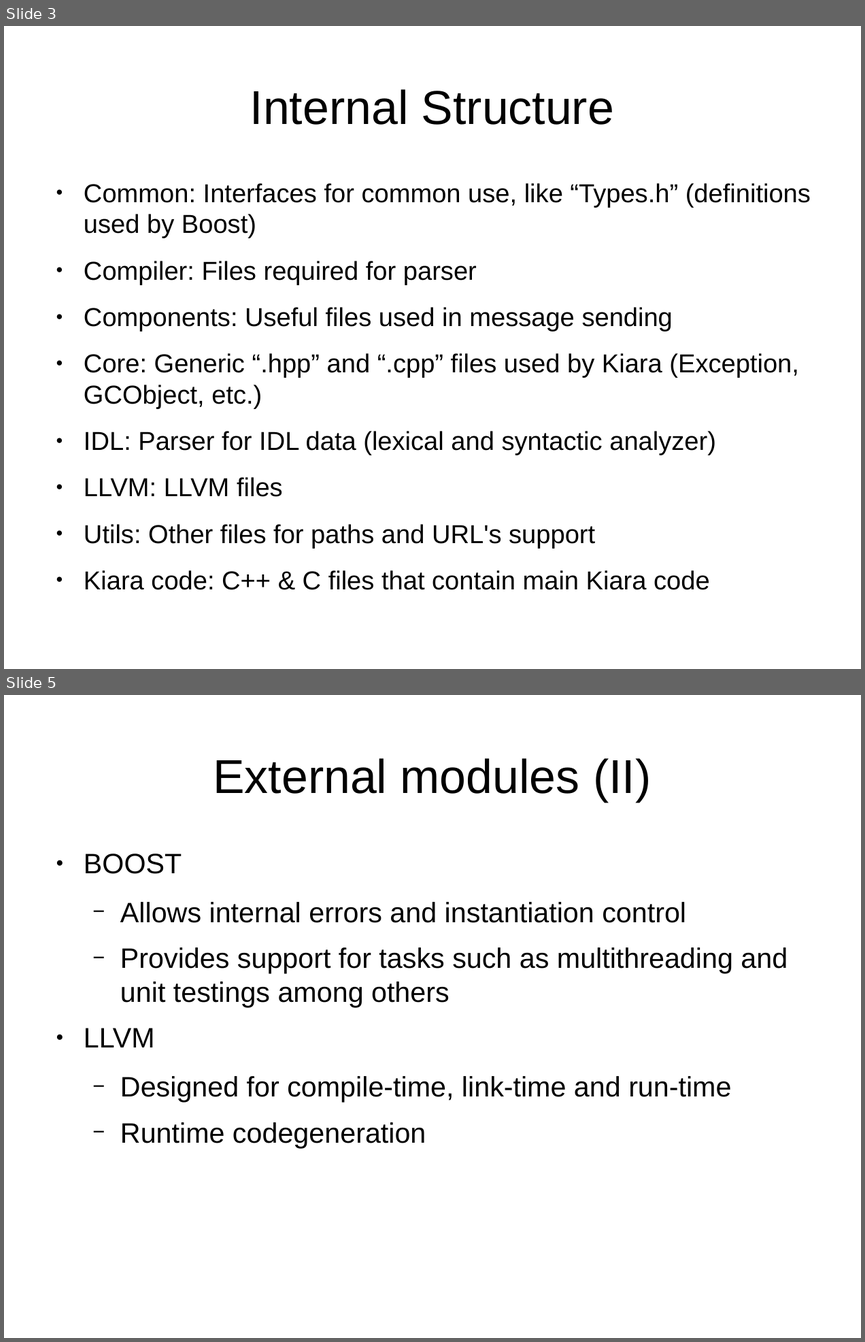
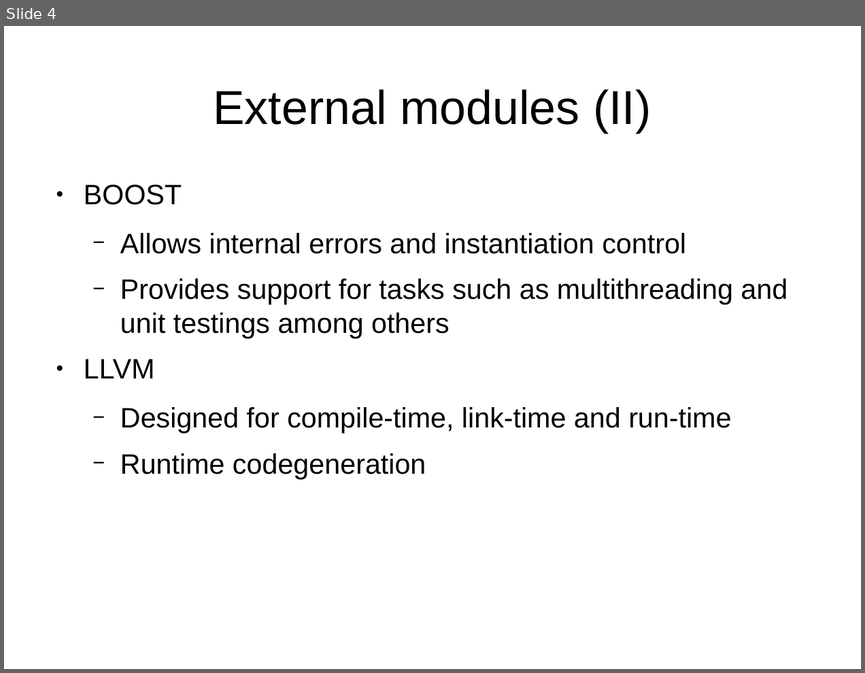
Before and after one commit to eProsima/Dynamic-Fast-Buffers, a slide deck: doc/DynamicFastBuffers.odp. Shown one above the other, each under a label of ours: slides 3 and 5 before the commit, slide 4 after it; the slides between them are not shown. The pictures are 865x1342 and 865x673 pixels, drawn with LibreOffice and Linux fonts; fonts in the diff are those of the drawing. Boxes give left, top, right and bottom in pixels: in the first picture for what was removed or moved away, otherwise in the second. Text is boxed around its words. In the diff, an @@ line names an element or a change of style, - is before the commit and + after.

```diff
--- a/doc/DynamicFastBuffers.odp
+++ b/doc/DynamicFastBuffers.odp
@@ slide 3 removed at box(4, 26, 861, 669), background #FFFFFF @@
@@ title removed at box(250, 89, 614, 125) @@
-Internal Structure
@@ text removed at box(84, 183, 810, 590) @@
-● Common: Interfaces for common use, like “Types.h” (definitions used by Boost)
-● Compiler: Files required for parser
-● Components: Useful files used in message sending
-● Core: Generic “.hpp” and “.cpp” files used by Kiara (Exception, GCObject, etc.)
-● IDL: Parser for IDL data (lexical and syntactic analyzer)
-● LLVM: LLVM files
-● Utils: Other files for paths and URL's support
-● Kiara code: C++ & C files that contain main Kiara code
@@ what was slide 5 is now slide 4 @@
```
Also in this commit, not shown: 3 slides changed, 5 other files.
